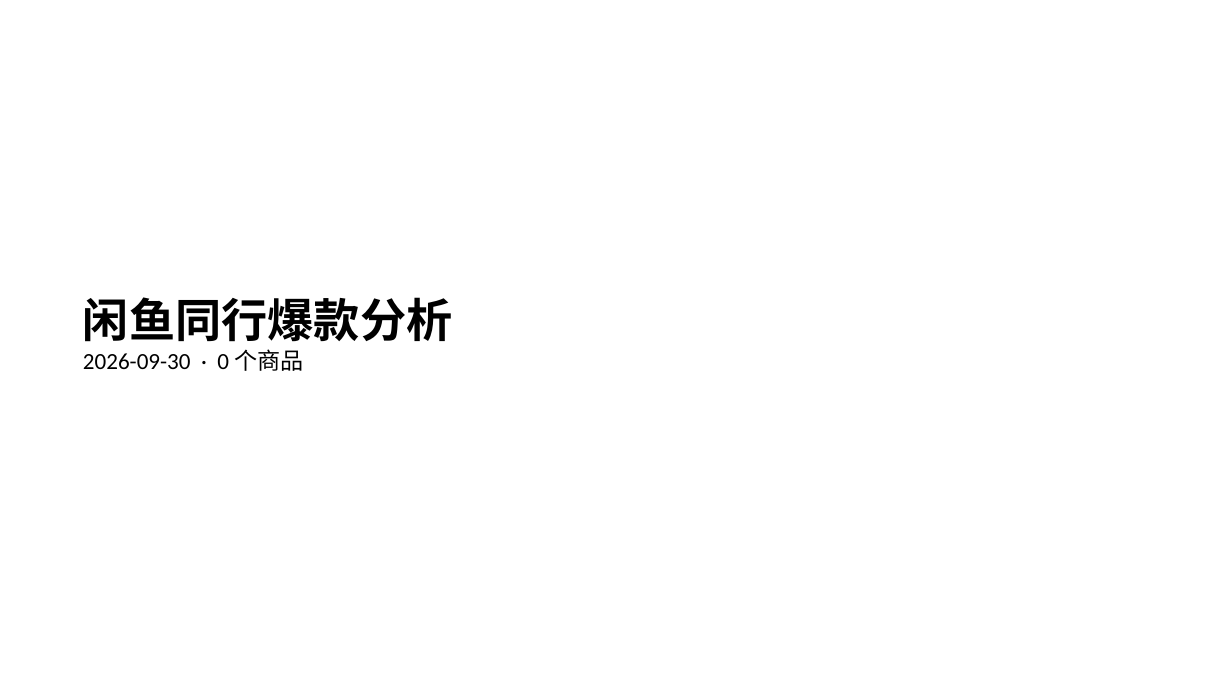
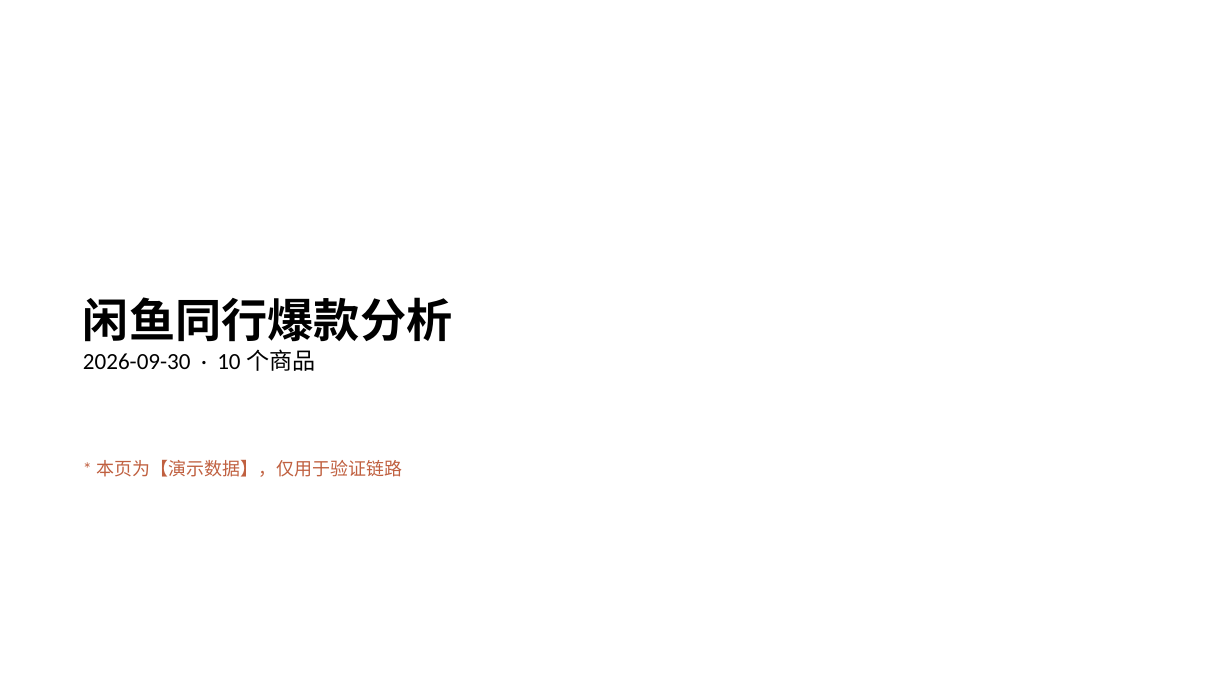
Before and after one commit to 02zhuniu-ship-it/-, a slide deck: slide 1 of archive/2026-09-30/xianyu/PPT报告/闲鱼同行爆款分析-2026-09-30.pptx. Drawn at 1232x693 pixels with LibreOffice and Linux fonts; fonts in the diff are those of the drawing. Boxes give left, top, right and bottom in pixels: in the first picture for what was removed or moved away, otherwise in the second. Text is boxed around its words. In the diff, an @@ line names an element or a change of style, - is before the commit and + after.

Commit message:
增强失败记录汇总、丰富配置说明、恢复完整演示样例归档

```diff
--- a/archive/2026-09-30/xianyu/PPT报告/闲鱼同行爆款分析-2026-09-30.pptx
+++ b/archive/2026-09-30/xianyu/PPT报告/闲鱼同行爆款分析-2026-09-30.pptx
@@ text at (83, 349, 315, 371): text changed @@
-2026-09-30 · 0 个商品
+2026-09-30 · 10 个商品
@@ text added at (96, 460, 402, 477), 14 pt, text #C06040 @@
+* 本页为【演示数据】，仅用于验证链路
```
Also in this commit, not shown: 20 slides added, 21 other files.
